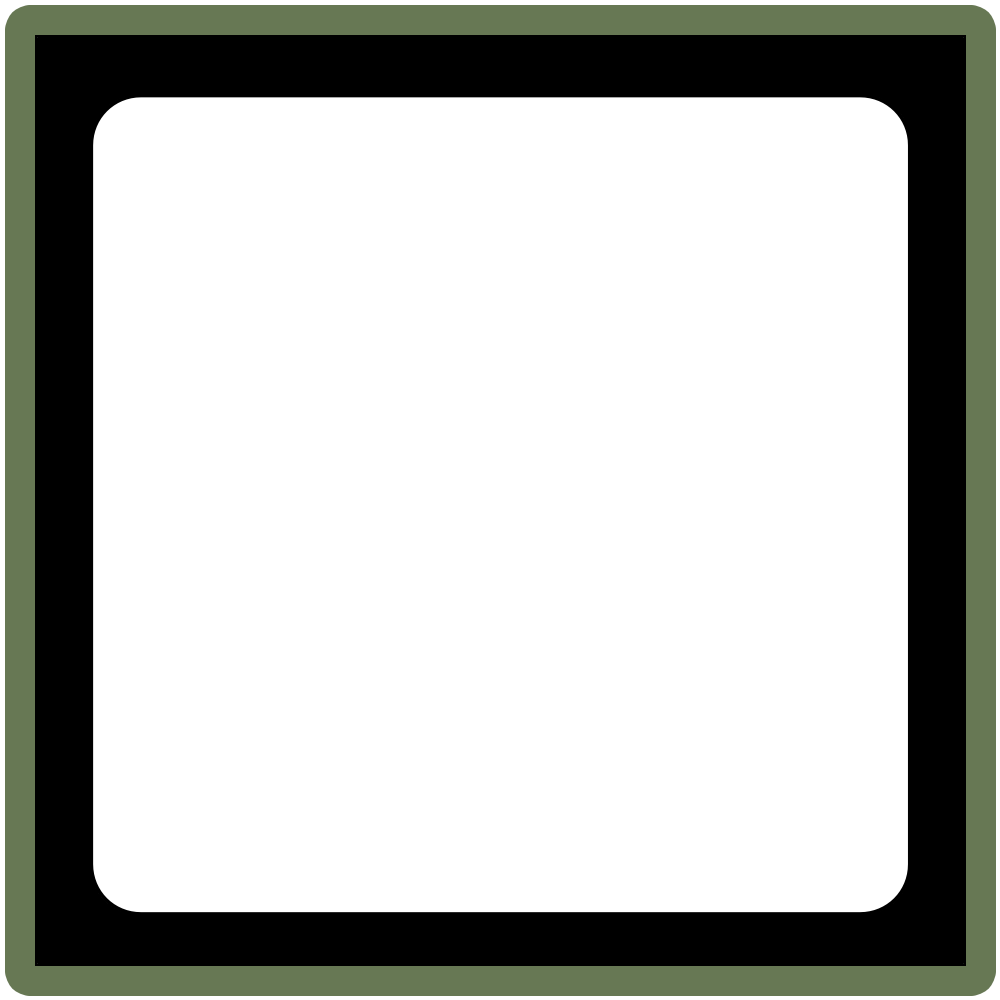
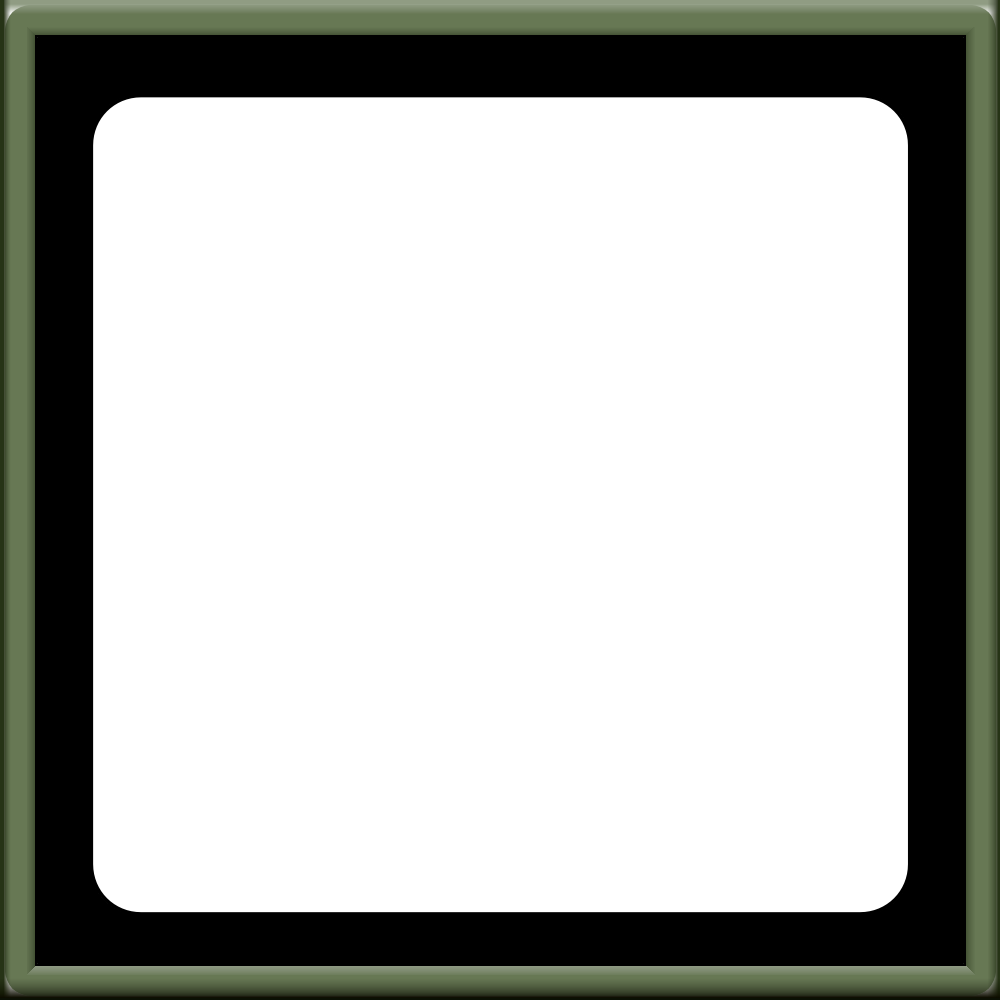
Layers edited between the first and the second 1000px x 1000px image:
added layer "Layer 6" above "Layer 5" over [0, 0, 1000, 1000]
added layer "Layer 4" above "Layer 3" over [0, 0, 1000, 1000]
